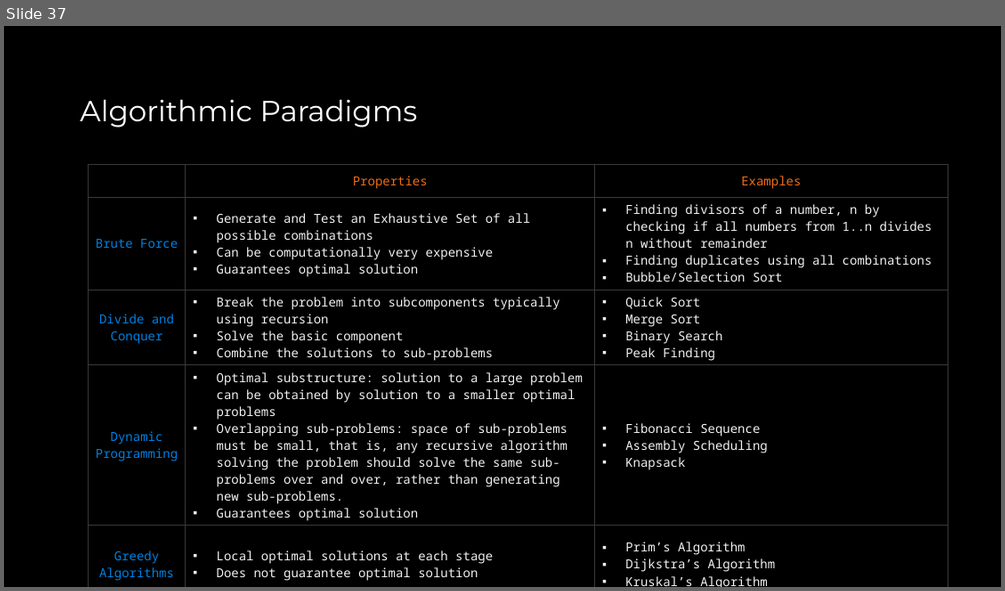
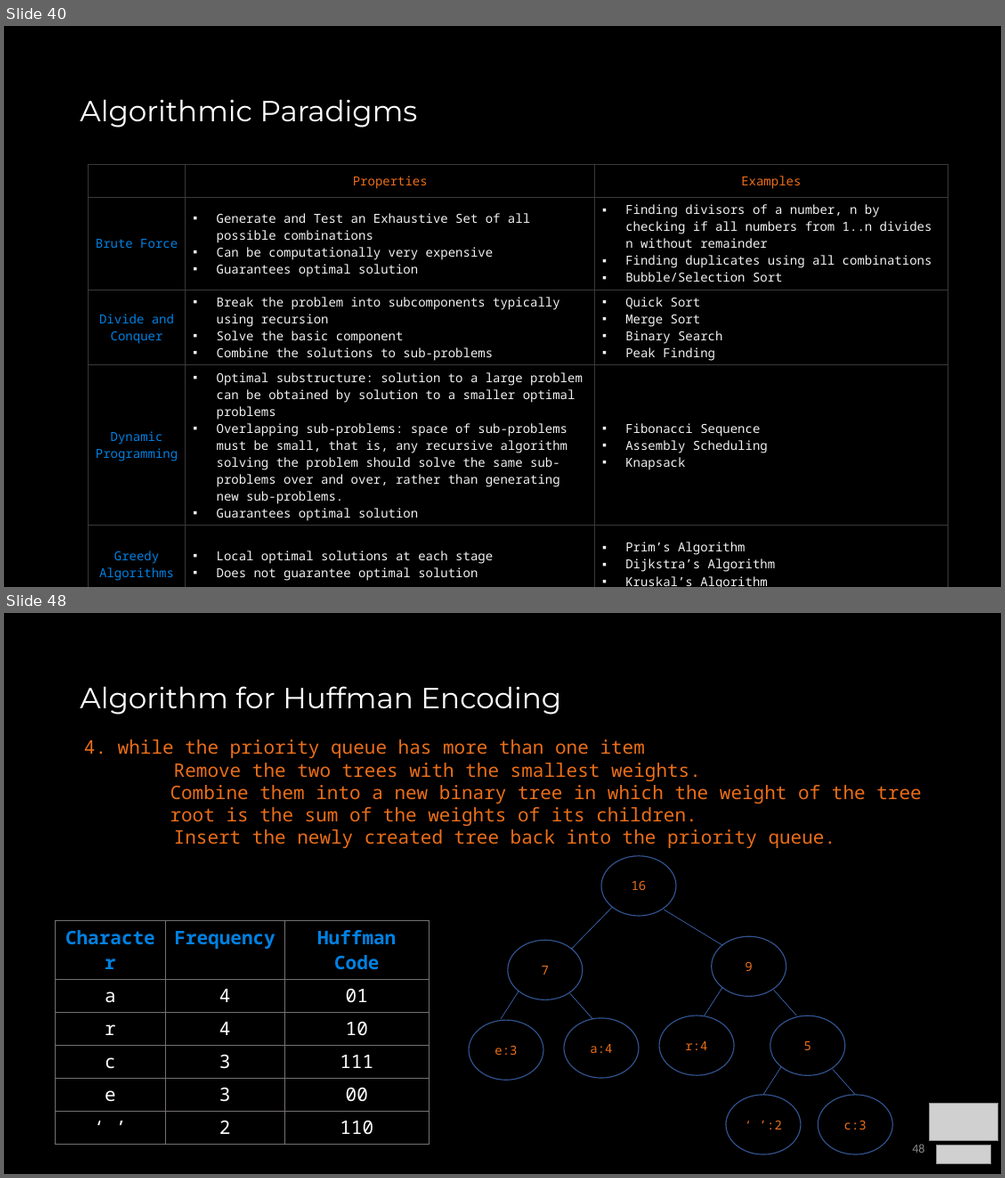
Before and after one commit to COP3530/Instructional-Content, a slide deck: Slides/Slides-PPT/Exam 2 - Review A.pptx. Shown one above the other, each under a label of ours: slide 37 before the commit, slides 40 and 48 after it; the slides between them are not shown. The pictures are 1005x591 and 1005x1178 pixels, drawn with LibreOffice and Linux fonts; fonts in the diff are those of the drawing; grey boxes stand for pictures. Boxes give left, top, right and bottom in pixels: in the first picture for what was removed or moved away, otherwise in the second. Text is boxed around its words. In the diff, an @@ line names an element or a change of style, - is before the commit and + after.

```diff
--- a/Slides/Slides-PPT/Exam 2 - Review A.pptx
+++ b/Slides/Slides-PPT/Exam 2 - Review A.pptx
@@ slide 48 added at (4, 613, 1001, 1174), background #000000 @@
@@ title added at (80, 686, 561, 714), 28 pt, text #FFFFFF @@
+Algorithm for Huffman Encoding
@@ text added at (84, 739, 921, 848), 18 pt, text #EB6E19 @@
+4. while the priority queue has more than one item
+Remove the two trees with the smallest weights.
+Combine them into a new binary tree in which the weight of the tree
+root is the sum of the weights of its children.
+Insert the newly created tree back into the priority queue.
@@ ellipse added at (601, 856, 676, 916), outline #325491 1 pt, 12 pt, text #EB6E19 @@
+16
@@ table added at (56, 921, 429, 1138), 6 rows, 3 columns @@
+Character | Frequency | Huffman Code
+a | 4 | 01
+r | 4 | 10
+c | 3 | 111
+e | 3 | 00
+‘ ’ | 2 | 110
@@ line added from (613, 907) to (572, 949), #4472C4 0.5 pt @@
@@ line added from (663, 909) to (722, 945), #4472C4 0.5 pt @@
@@ group added at (469, 940, 639, 1079): 3 ellipses, 2 lines @@
+e:3
+a:4
+7
@@ group added at (659, 936, 892, 1154): 5 ellipses, 4 lines @@
+r:4
+‘ ’:2
+c:3
+5
+9
@@ picture added at (930, 1103, 998, 1141) @@
@@ page number added at (912, 1143, 924, 1152), 12 pt, text #8C8C8C @@
+48
@@ picture added at (937, 1144, 991, 1164) @@
@@ what was slide 37 is now slide 40 @@
```
Also in this commit, not shown: 31 slides changed, 7 other slides added, 1 slide removed, 8 other files.
